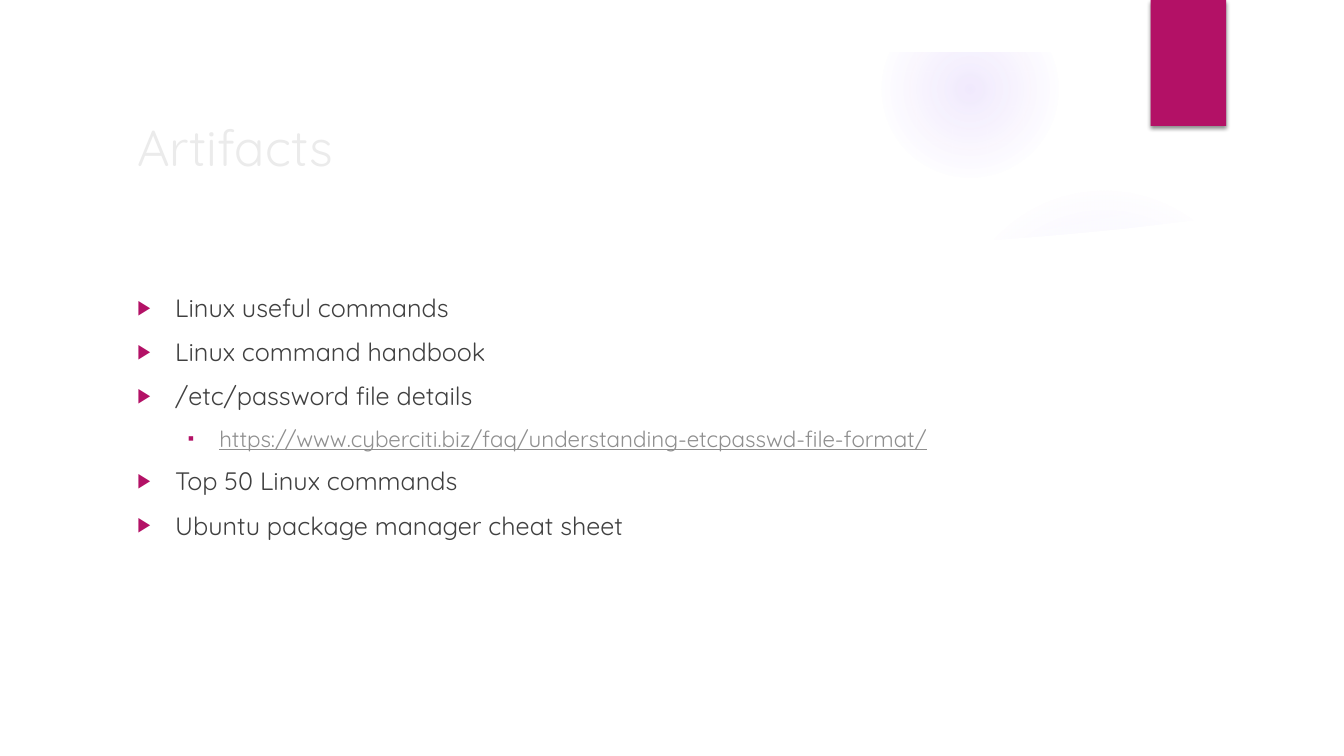
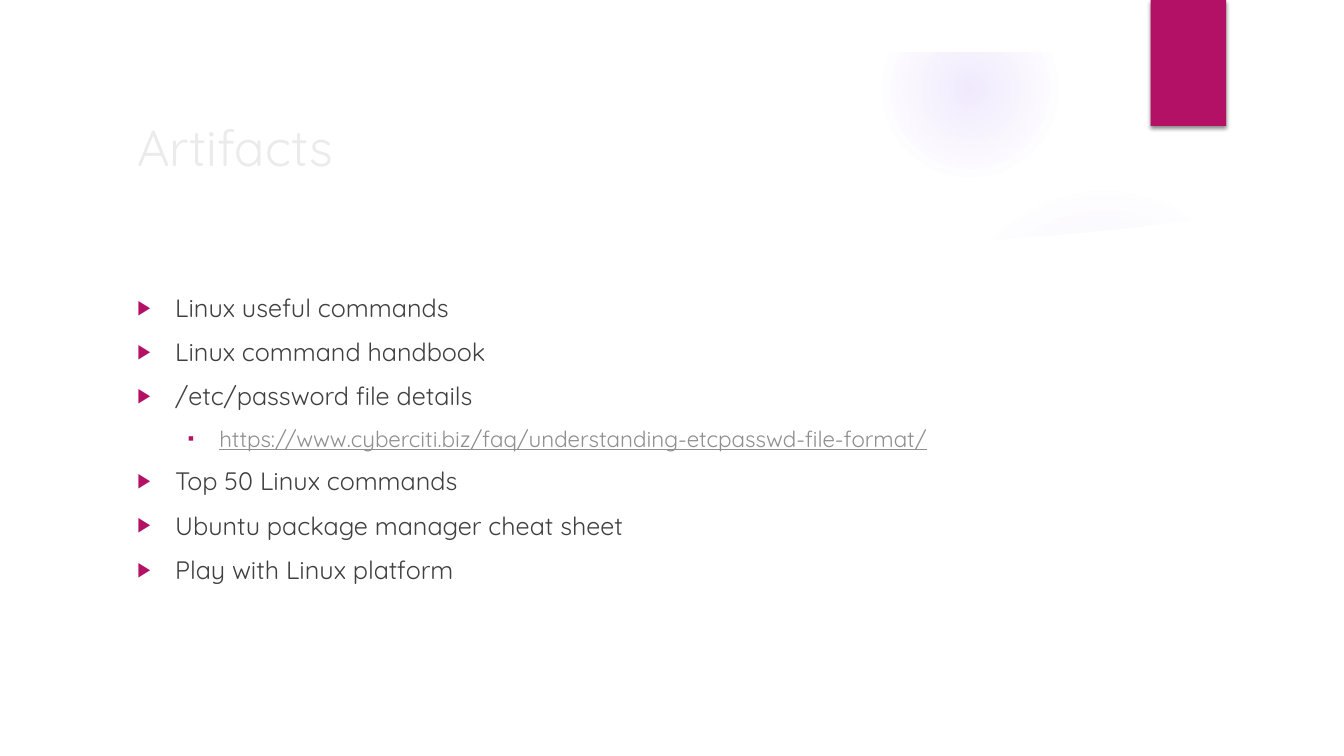
Before and after one commit to deepkumartraining/docker-k8s-April23, a slide deck: slide 3 of Day3/DockerAndKubernetes_Training-day3.pptx. Drawn at 1344x756 pixels with LibreOffice and Linux fonts; fonts in the diff are those of the drawing; background and template pictures are left out. Boxes give left, top, right and bottom in pixels: in the first picture for what was removed or moved away, otherwise in the second. Text is boxed around its words. In the diff, an @@ line names an element or a change of style, - is before the commit and + after.

Commit message:
Day4 PPT update

```diff
--- a/Day3/DockerAndKubernetes_Training-day3.pptx
+++ b/Day3/DockerAndKubernetes_Training-day3.pptx
@@ text at (x1=175, y1=560, x2=454, y2=584): paragraph added @@
+▶ Play with Linux platform
```
Also in this commit, not shown: 1 slide added.
